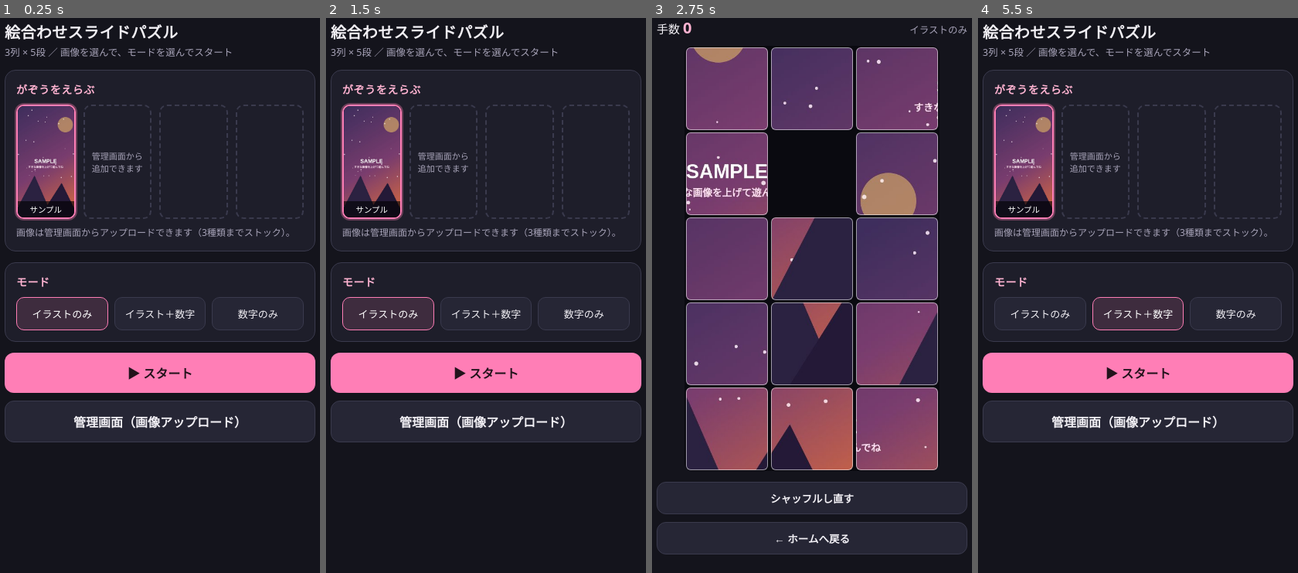
Above: before the commit, frames 1-4 (left to right).
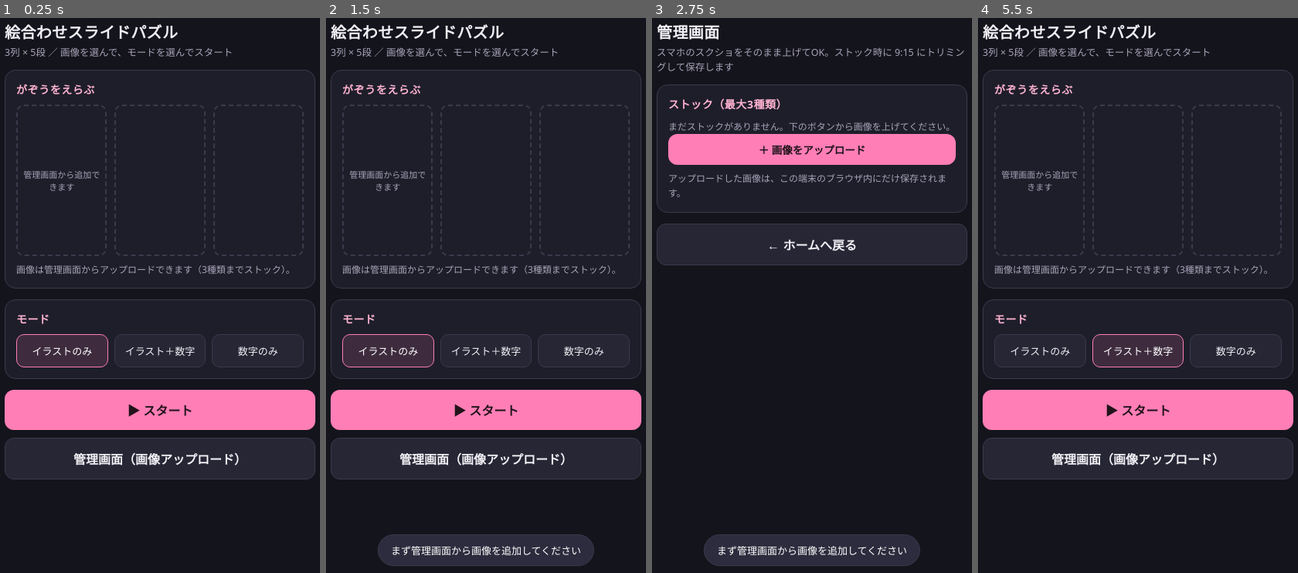
Above: after the commit, the same moments.

Repository: occhan1010-creator/Yuha-slide-puzzle
Game: browser game, page index.html
Same seed, same stepped clock (60 frames per second), same inputs: the game is played once before the commit and once after it.
Inputs (mouse positions are in pixels of both pictures, inside the frame that each line leads up to; where the layout moved, square brackets give the same spot in the first picture):
- Up to frame 1 (0.25 s): no input
- Up to frame 2 (1.5 s): click "▶ スタート" at 0.27 s; click "← ホームへ戻る" at 1.27 s
- Up to frame 3 (2.75 s): click "▶ スタート" at 1.77 s; click (812, 151) at 1.87 s, where only the run after the commit has a clickable "＋ 画像をアップロード"; click (812, 151) at 2.47 s, where only the run after the commit has a clickable "＋ 画像をアップロード"
- Up to frame 4 (5.5 s): click "← ホームへ戻る" at 3.07 s; click "管理画面（画像アップロード）" at 3.67 s; click "＋ 画像をアップロード" at 4.27 s; click "← ホームへ戻る" at 4.87 s; click (1138, 351) [1138, 312] at 5.47 s

The runs differ from the first frame. In frame 1, 31% of the frame differs, in the area x 1-99%, y 15-84%; in frame 2, 35%; in frame 3, 70%, in the area x 1-99%, y 0-99%; in frame 4, 31%.

Commit message:
サンプル画像を削除し、ホーム画面の画像枠を3枚に変更

Diff:
--- a/index.html
+++ b/index.html
@@ -180,34 +180,8 @@
     clearTimeout(toastTimer); toastTimer = setTimeout(function(){ t.classList.remove("show"); }, 2200);
   }
 
-  /* ---------- サンプル画像（内蔵） ---------- */
-  function makeSample(){
-    var c = document.createElement("canvas"); c.width = 540; c.height = 900;
-    var g = c.getContext("2d");
-    var grad = g.createLinearGradient(0, 0, 540, 900);
-    grad.addColorStop(0, "#3b2d5c"); grad.addColorStop(.55, "#7a3d6e"); grad.addColorStop(1, "#e2703a");
-    g.fillStyle = grad; g.fillRect(0, 0, 540, 900);
-    g.globalAlpha = .5; g.fillStyle = "#ffd166";
-    g.beginPath(); g.arc(430, 150, 62, 0, 7); g.fill();
-    g.globalAlpha = .85; g.fillStyle = "#fff3f8";
-    for (var i = 0; i < 42; i++){
-      g.beginPath();
-      g.arc(Math.random() * 540, Math.random() * 900, 2 + Math.random() * 3, 0, 7); g.fill();
-    }
-    g.globalAlpha = 1; g.fillStyle = "#2b2140";
-    g.beginPath(); g.moveTo(0, 900); g.lineTo(180, 560); g.lineTo(330, 900); g.fill();
-    g.fillStyle = "#241a38";
-    g.beginPath(); g.moveTo(220, 900); g.lineTo(400, 620); g.lineTo(540, 900); g.fill();
-    g.fillStyle = "#ffffff"; g.font = "800 44px sans-serif"; g.textAlign = "center";
-    g.fillText("SAMPLE", 270, 460);
-    g.font = "600 22px sans-serif"; g.fillStyle = "#ffe3ef";
-    g.fillText("すきな画像を上げて遊んでね", 270, 500);
-    return c.toDataURL("image/jpeg", .85);
-  }
-  var SAMPLE_SRC = makeSample();
   function allEntries(){
-    var list = [{ id: "sample", src: SAMPLE_SRC, name: "サンプル", builtin: true }];
-    return list.concat(stock);
+    return stock.slice();
   }
 
   /* ---------- ストック ---------- */
@@ -231,7 +205,7 @@
   function renderHome(){
     var row = $("stock-row"); row.innerHTML = "";
     var list = allEntries();
-    if (!list.some(function(x){ return x.id === selectedId; })) selectedId = list[0].id;
+    if (list.length && !list.some(function(x){ return x.id === selectedId; })) selectedId = list[0].id;
     list.forEach(function(ent){
       var d = document.createElement("div");
       d.className = "stock-item" + (ent.id === selectedId ? " selected" : "");
@@ -241,7 +215,7 @@
       d.addEventListener("click", function(){ selectedId = ent.id; renderHome(); });
       row.appendChild(d);
     });
-    for (var k = list.length; k < 4; k++){
+    for (var k = list.length; k < 3; k++){
       var e = document.createElement("div"); e.className = "stock-empty";
       e.textContent = k === list.length ? "管理画面から追加できます" : "";
       row.appendChild(e);
@@ -397,6 +371,11 @@
   }
   function startGame(){
     var ent = selectedEntry();
+    if (!ent && mode !== "number"){
+      toast("まず管理画面から画像を追加してください");
+      renderAdmin(); show("admin");
+      return;
+    }
     currentImage = ent ? ent.src : null;
     $("complete-panel").classList.remove("show");
     moves = 0; $("move-count").textContent = "0";
